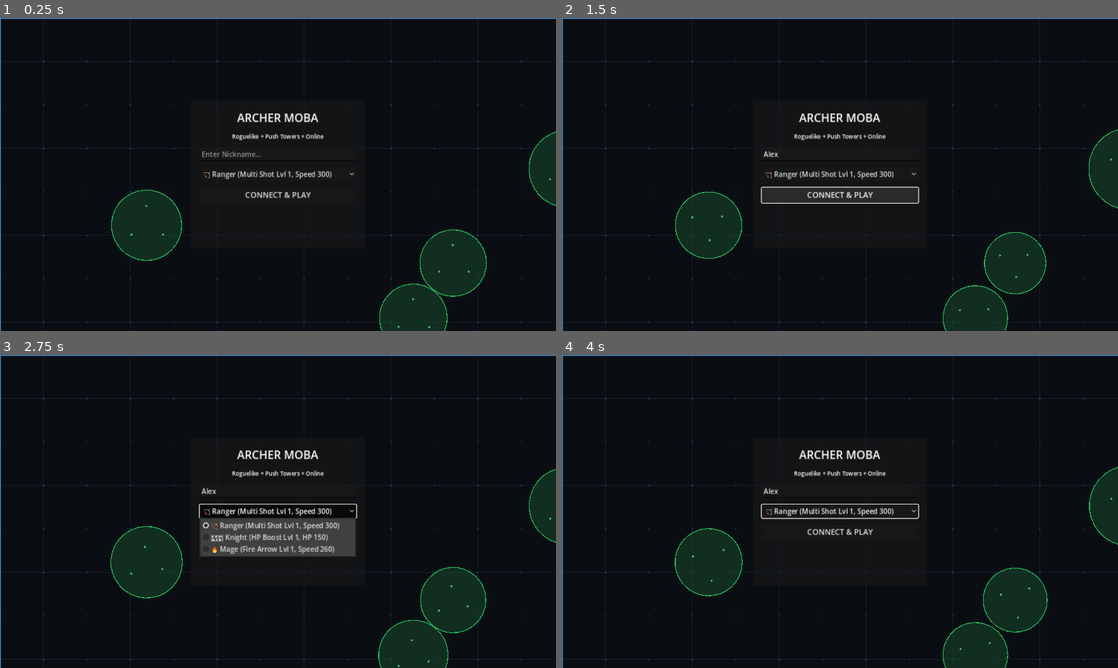
Above: before the commit, frames 1-4 (two rows, left to right).
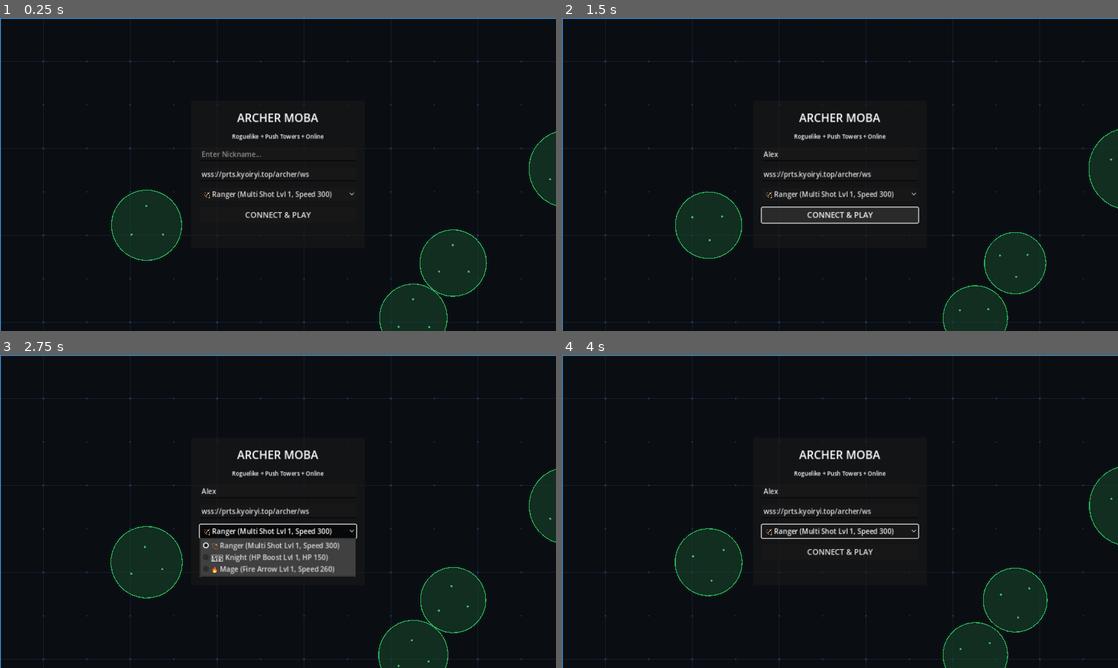
Above: after the commit, the same moments.

Repository: KYoiRyi/partygame-archer
Game: Godot game, scene res://Main.tscn
Same seed, same stepped clock (60 frames per second), same inputs: the game is played once before the commit and once after it.
Inputs (mouse positions are in pixels of both pictures, inside the frame that each line leads up to):
- Up to frame 1 (0.25 s): no input
- Up to frame 2 (1.5 s): click (840, 155) at 0.52 s; type "Alex" at 0.6 s; click "CONNECT & PLAY" at 1.25 s
- Up to frame 3 (2.75 s): click "🏹 Ranger (Multi Shot Lvl 1, S…" at 2 s
- Up to frame 4 (4 s): move the mouse to (962, 495) at 2.77 s; hold D 2.78-3.5 s; click (962, 495) at 2.92 s; drag from (728, 527) to (812, 574) at 3.52 s

The runs differ from the first frame. In frame 1, 0.8% of the frame differs, in the area x 36-64%, y 48-64%; in frame 2, 1.4%; in frame 3, 4.6%, in the area x 35-65%, y 47-71%; in frame 4, 1.3%.

Commit message:
fix: restore ServerInput for non-web platforms and default fallback to production wss URL

Diff:
--- a/client/Main.gd
+++ b/client/Main.gd
@@ -70,8 +70,13 @@
 func _ready():
 	system_font = ThemeDB.fallback_font
 
-	# Automatically hide the ServerInput LineEdit to avoid UI confusion
-	$UI/Lobby/Panel/VBox/ServerInput.visible = false
+	# Show ServerInput on non-web platforms (like APK/Desktop) so users can edit the server URL,
+	# but hide it on Web since it resolves automatically.
+	if OS.has_feature("web"):
+		$UI/Lobby/Panel/VBox/ServerInput.visible = false
+	else:
+		$UI/Lobby/Panel/VBox/ServerInput.visible = true
+		$UI/Lobby/Panel/VBox/ServerInput.text = "wss://prts.kyoiryi.top/archer/ws"
 
 	# Dynamic OptionButton for Hero Selection
 	hero_select_btn = OptionButton.new()
@@ -302,12 +307,12 @@
 
 		server_url = ws_protocol + host + ws_path
 	else:
-		# Fallback for local editor development
+		# Fallback for local editor / APK development
 		var server_input_text = $UI/Lobby/Panel/VBox/ServerInput.text.strip_edges()
 		if server_input_text != "":
 			server_url = server_input_text
 		else:
-			server_url = "ws://localhost:8090/ws"
+			server_url = "wss://prts.kyoiryi.top/archer/ws"
 
 	# Append query param for nickname and hero class selection
 	var selected_hero_idx = hero_select_btn.selected
Not shown, changed: dist/index.html
Not shown, changed: dist/index.pck
